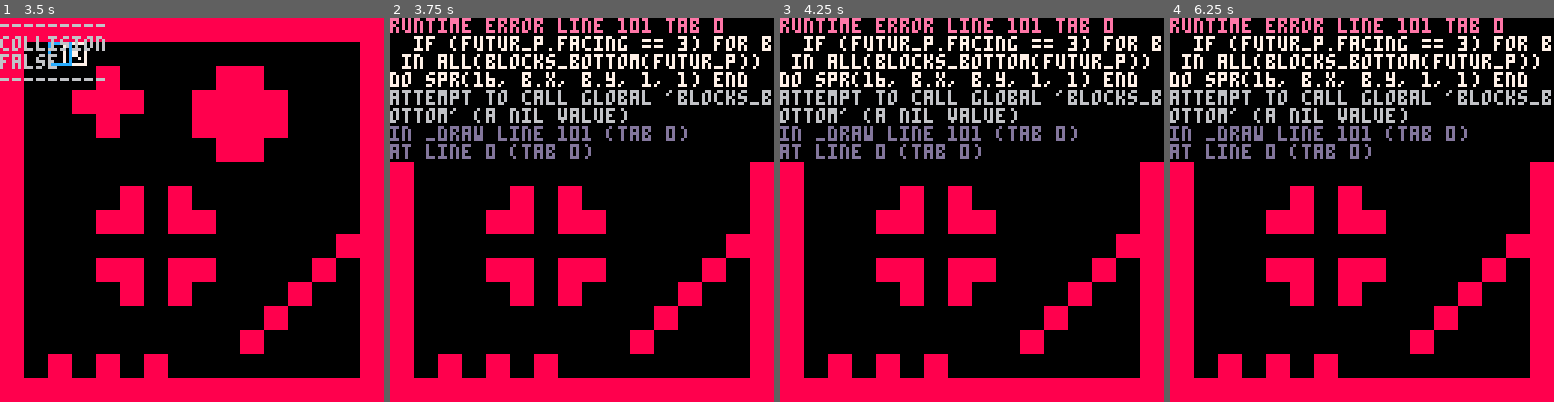
Above: before the commit, frames 1-4 (left to right).
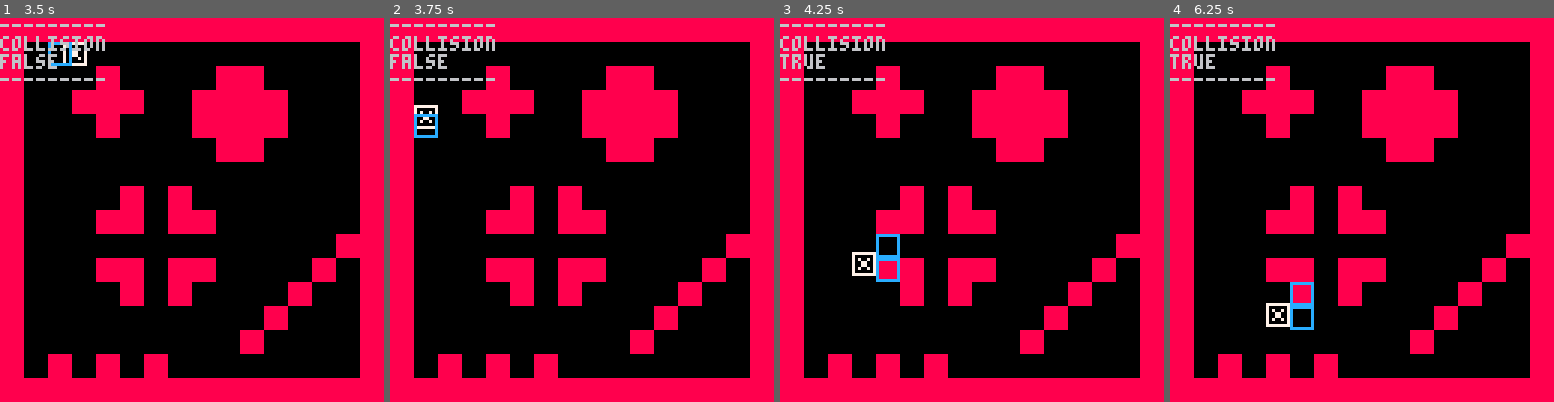
Above: after the commit, the same moments.

Repository: mRamiroGonzalez/pico8-block-collisions
Game: PICO-8 cartridge block_collisions.p8
Same seed, same stepped clock (60 frames per second), same inputs: the game is played once before the commit and once after it.
Inputs:
- Up to frame 1 (3.5 s): hold Right 1.6-2.1 s; hold Up 2.15-2.42 s; hold Right 2.47-3.03 s; hold Left from 3.08 s (still down)
- Up to frame 2 (3.75 s): release Left at 3.58 s; hold Down from 3.63 s (still down)
- Up to frame 3 (4.25 s): release Down at 3.97 s; hold Right from 4.02 s (still down)
- Up to frame 4 (6.25 s): release Right at 4.68 s; hold Up 4.73-5.03 s; hold Left 5.08-5.68 s; hold Down 5.73-6.03 s; hold Right from 6.08 s (still down)

Frame 1 is identical in both runs. In frame 2, 23% of the frame differs, in the area x 0-100%, y 0-38%; in frame 3, 23%, in the area x 0-100%, y 0-69%; in frame 4, 23%.
Error before the commit: runtime error line 101 tab 0; if (futur_p.facing == 3) for b in all(blocks_bottom(futur_p)) do spr(16, b.x, b.y, 1, 1) end; attempt to call global 'blocks_bott…

Commit message:
change facing to mvt_h and mvt_v

Diff:
--- a/block_collisions.p8
+++ b/block_collisions.p8
@@ -15,7 +15,8 @@
     x = 76, y = 64,
     w = 8, h = 8,
     sp = 0,
-    facing = nil
+    mvt_h = 0,
+    mvt_v = 0
   }
   futur_p = {}
 end
@@ -64,10 +65,10 @@
 function box_collide(e)
   local collide = true
   local solid = false
-  if (e.facing == 1) blocks = blocks_front(e)
-  if (e.facing == 0) blocks = blocks_back(e)
-  if (e.facing == 2) blocks = blocks_top(e)
-  if (e.facing == 3) blocks = blocks_below(e)
+  if (e.mvt_h == 1)  blocks = blocks_front(e)
+  if (e.mvt_h == -1) blocks = blocks_back(e)
+  if (e.mvt_v == -1) blocks = blocks_top(e)
+  if (e.mvt_v == 1)  blocks = blocks_below(e)
   for b in all(blocks) do
     r1 = sp_to_rect(e)
     r2 = sp_to_rect(b)
@@ -98,10 +99,10 @@
   cls()
   map(0,0,0,0,16,16)
   spr(p.sp, p.x, p.y, 1, 1)
-  if (futur_p.facing == 1) for b in all(blocks_front(futur_p))  do spr(16, b.x, b.y, 1, 1) end
-  if (futur_p.facing == 0) for b in all(blocks_back(futur_p))   do spr(16, b.x, b.y, 1, 1) end
-  if (futur_p.facing == 2) for b in all(blocks_top(futur_p))    do spr(16, b.x, b.y, 1, 1) end
-  if (futur_p.facing == 3) for b in all(blocks_bottom(futur_p)) do spr(16, b.x, b.y, 1, 1) end
+  if (futur_p.mvt_h == 1)  for b in all(blocks_front(futur_p)) do spr(16, b.x, b.y, 1, 1) end
+  if (futur_p.mvt_h == -1) for b in all(blocks_back(futur_p))  do spr(16, b.x, b.y, 1, 1) end
+  if (futur_p.mvt_v == -1) for b in all(blocks_top(futur_p))   do spr(16, b.x, b.y, 1, 1) end
+  if (futur_p.mvt_v == 1)  for b in all(blocks_below(futur_p)) do spr(16, b.x, b.y, 1, 1) end
   print_debug()
 end
 
@@ -110,32 +111,33 @@
 end
 
 function update_from_controls()
-  p.facing = nil
+  p.mvt_v = 0
+  p.mvt_h = 0
   futur_p = copy_table(p)
 
   if(btn(0)) then
     futur_p.x -= speed
-    futur_p.facing = 0
+    futur_p.mvt_h = -1
   elseif(btn(1)) then
     futur_p.x += speed
-    futur_p.facing = 1
+    futur_p.mvt_h = 1
   elseif(btn(2)) then
     futur_p.y -= speed
-    futur_p.facing = 2
+    futur_p.mvt_v = -1
   elseif(btn(3)) then
     futur_p.y += speed
-    futur_p.facing = 3
+    futur_p.mvt_v = 1
   end
   if not box_collide(futur_p) then
     p = copy_table(futur_p)
   else
     if (p.x % 8 != 0) then
-      if(futur_p.facing == 1) p.x += 8 - (p.x % 8)
-      if(futur_p.facing == 0) p.x -= (p.x % 8)
+      if(futur_p.mvt_h == 1 ) p.x += 8 - (p.x % 8)
+      if(futur_p.mvt_h == -1) p.x -= (p.x % 8)
     end
     if (p.y % 8 != 0) then
-      if(futur_p.facing == 2) p.y -= (p.y % 8)
-      if(futur_p.facing == 3) p.y += 8 - (p.y % 8)
+      if(futur_p.mvt_v == -1) p.y -= (p.y % 8)
+      if(futur_p.mvt_v == 1 ) p.y += 8 - (p.y % 8)
     end
   end
 end
